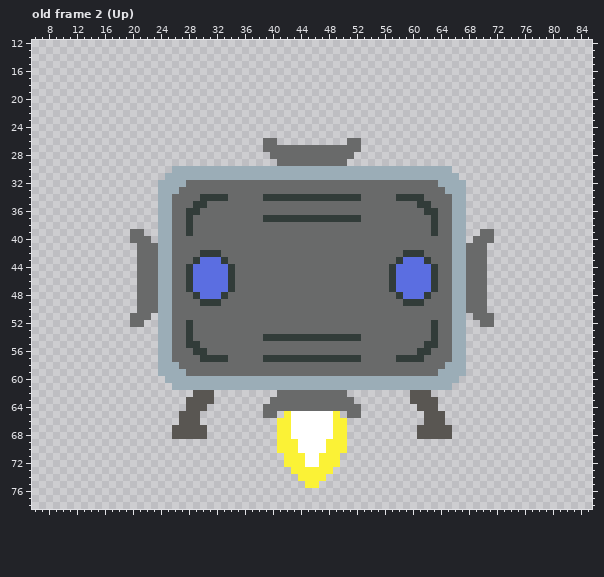
Pixel-art file -- public/assets/sprite_rocket_omin.aseprite. Above, as it was before the edit.
92x92 pixels, 17 frames. Shown: old frame 2 (Up): x 6..85, y 12..78. The commit also changed other frames, which this record leaves out.
After:
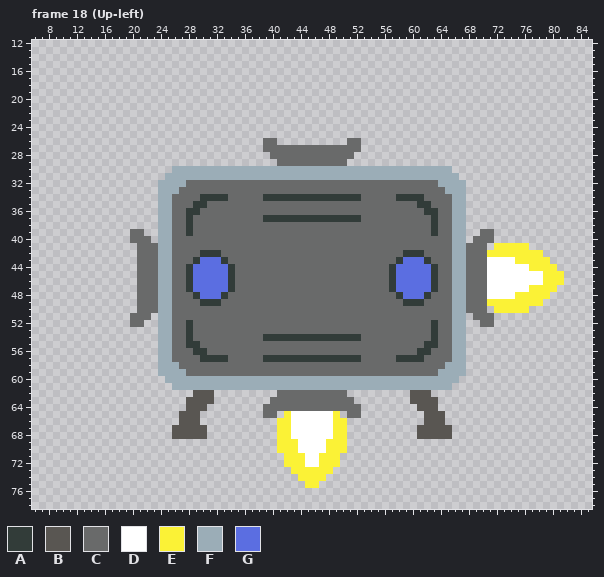
Palette (. is transparent): A #323c39  B #595652  C #696a6a  D #ffffff  E #fbf236  F #9badb7  G #5b6ee1
A new or re-ordered frame is compared with the old frame closest to it.
From the commit log: Add remaining omin rocket directions
What changed:
frames 17 -> 33
layer "Layer 1" added
Frame 18 (Up-left) is new; against old frame 2 (Up), layer "Layer 1":
Colour D is added in row 43 at x 71 to 74; in row 44 at x 71 to 76; in rows 45 to 46 at x 71 to 78; in row 47 at x 71 to 76; in row 48 at x 71 to 74.
Colour E is added in row 41 at x 72 to 76; in row 42 at x 71 to 78; in row 43 at x 75 to 79; in row 44 at x 77 to 80; in rows 45 to 46 at x 79 to 81; in row 47 at x 77 to 80.
Colour E is added in row 48 at x 75 to 79; in row 49 at x 71 to 78; in row 50 at x 72 to 76.
